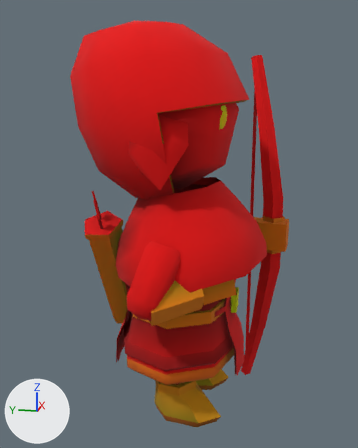
One commit to the glTF model assets/art/Models/Units/Archer_LOD1.glb: the scene before it, then after it.
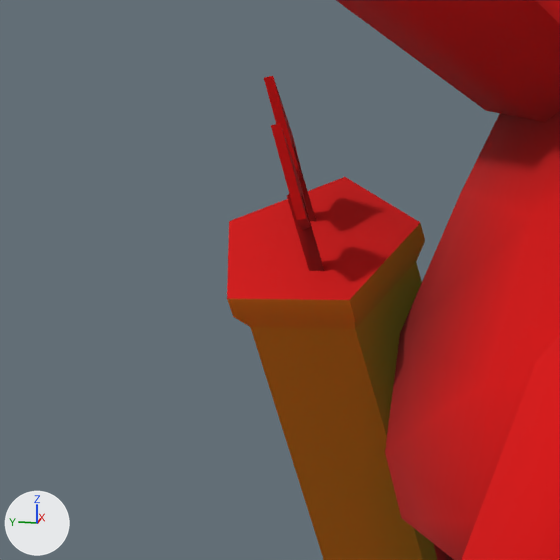
There are two pictures of each version: one whole from a 50 mm camera at (-1.049, -0.205, 0.691) aimed at (0.012, 0.007, 0.426), one close up on the part from 11% to 42% of the width and 39% to 64% of the height. The lights are fixed; the arrows at lower left show +X, +Y and +Z. The last two pictures show the newer version. Vertices at exactly the same position are counted once.

Names of what the first close-up shows: 'Archer_LOD1'.
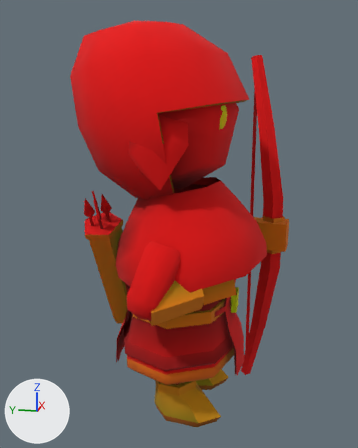
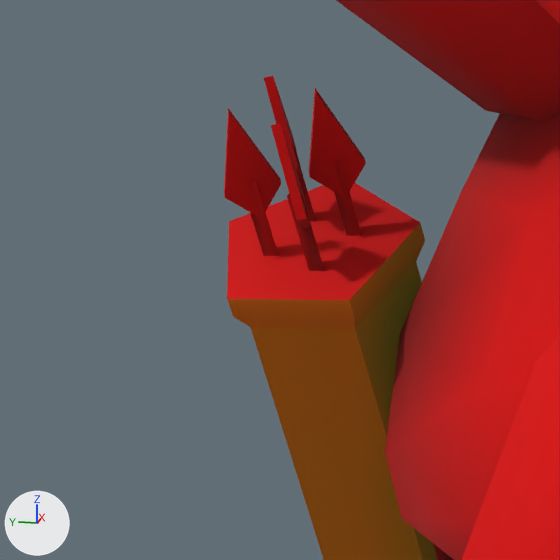
Boxes [x1, y1, x2, y2] around the edits, measured in the close-ups (560 x 560 px):
'Archer_LOD1', reshaped: before [227, 0, 560, 560]; after [224, 0, 560, 560]
part 1 of me_archer_lod1, added (red): after [249, 181, 279, 256]
part 2 of me_archer_lod1, added (red): after [224, 108, 281, 218]
part 3 of me_archer_lod1, added (red): after [334, 161, 362, 236]
part 4 of me_archer_lod1, added (red): after [309, 88, 366, 197]
part 5 of me_archer_lod1, edited (looks the same): [227, 0, 560, 333] in both

Edits to the bpy script that builds the scene:
```text
Change me_archer_lod1:
    used by ob_archer_lod1; location = (0.0, 0.0, 0.0)
    remove me_archer_lod1.from_pydata(...)  # 879 vertices, 1335 faces; spans x -0.238..0.254, y -0.238..0.22, z -0.062..0.853
    add me_archer_lod1.from_pydata(...)  # 907 vertices, 1371 faces; spans x -0.238..0.254, y -0.238..0.22, z -0.062..0.853
    me_archer_lod1 part 1: the loose piece of 6 vertices spanning x -0.089..-0.062, y 0.154..0.163, z 0.418..0.466 is copied, and the copy is moved by (0.009, 0.024, 0.003); it spans x -0.08..-0.053, y 0.178..0.187, z 0.421..0.469
    me_archer_lod1 part 2: the loose piece of 8 vertices spanning x -0.103..-0.075, y 0.153..0.166, z 0.446..0.496 is copied, and the copy is multiplied about its middle by the matrix ((0.188, 0.878, -0.44), (-0.922, 0.002, -0.388), (-0.34, 0.478, 0.81)), then moved by (0.007, 0.023, 0.002); it spans x -0.095..-0.068, y 0.171..0.195, z 0.448..0.499
    me_archer_lod1 part 3: the loose piece of 6 vertices spanning x -0.059..-0.032, y 0.168..0.177, z 0.432..0.48 is copied, and the copy is moved by (-0.009, -0.024, -0.003); it spans x -0.068..-0.041, y 0.144..0.154, z 0.429..0.477
    me_archer_lod1 part 4: the loose piece of 8 vertices spanning x -0.073..-0.044, y 0.167..0.18, z 0.459..0.51 is copied, and the copy is multiplied about its middle by the matrix ((0.188, 0.878, -0.44), (-0.922, 0.002, -0.388), (-0.34, 0.478, 0.81)), then moved by (-0.011, -0.025, -0.004); it spans x -0.083..-0.056, y 0.138..0.162, z 0.456..0.507
    me_archer_lod1 part 5: 35 kept faces spanning x -0.144..0.062, y 0.043..0.209, z 0.399..0.561 get new vertex colours; the middle colour goes from red #cc0000 to red #c90000
```
